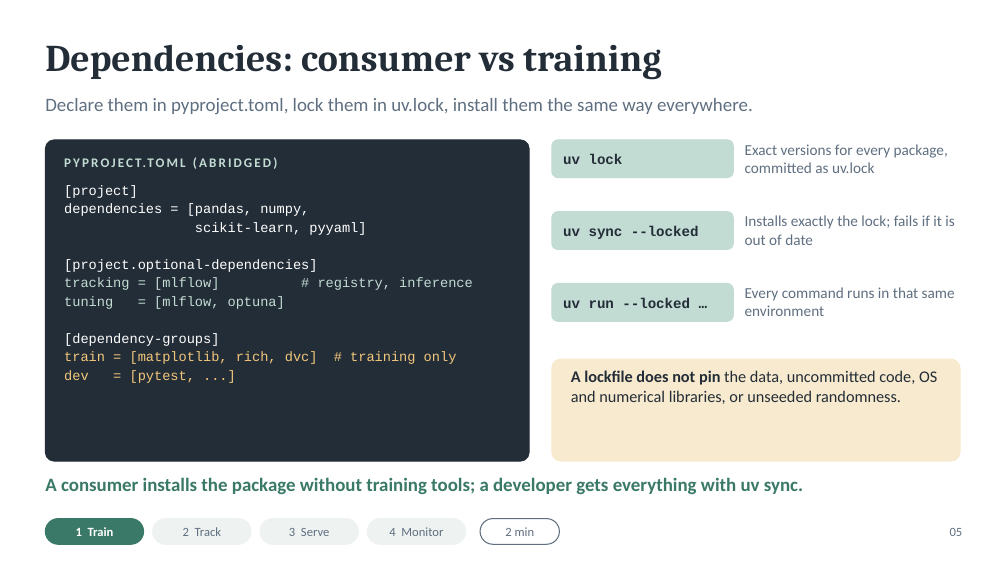
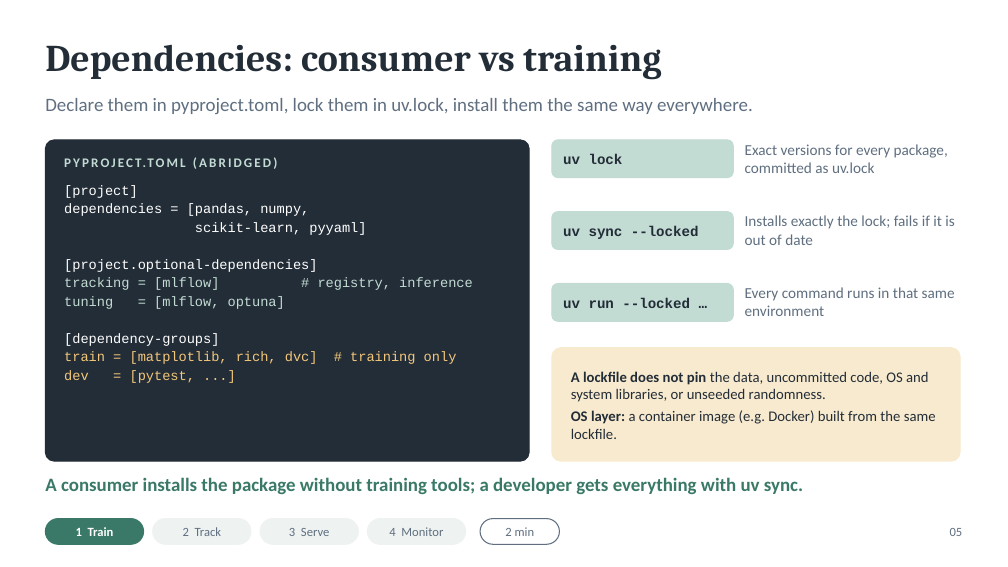
Before and after one commit to annadox/mlds2-demo, a slide deck: slide 6 of docs/presenter_1/mlds2-part1.pptx. Drawn at 1008x567 pixels with LibreOffice and Linux fonts; fonts in the diff are those of the drawing. Boxes give left, top, right and bottom in pixels: in the first picture for what was removed or moved away, otherwise in the second. Text is boxed around its words. In the diff, an @@ line names an element or a change of style, - is before the commit and + after.

```diff
--- a/docs/presenter_1/mlds2-part1.pptx
+++ b/docs/presenter_1/mlds2-part1.pptx
@@ rounded rectangle resized from (x1=552, y1=359, x2=960, y2=461) to (x1=552, y1=348, x2=960, y2=461) @@
@@ rounded rectangle at (x1=552, y1=348, x2=960, y2=461): proportions changed @@
@@ text "A lockfile does not pin ..." at (x1=571, y1=371, x2=936, y2=439): vertical alignment top to middle @@
@@ text at (x1=571, y1=371, x2=936, y2=439): text changed; size 15.5 to 14 pt @@
-A lockfile does not pin the data, uncommitted code, OS and numerical libraries, or unseeded randomness.
+A lockfile does not pin the data, uncommitted code, OS and system libraries, or unseeded randomness.
+OS layer: a container image (e.g. Docker) built from the same lockfile.
```
Also in this commit, not shown: 3 other files.
